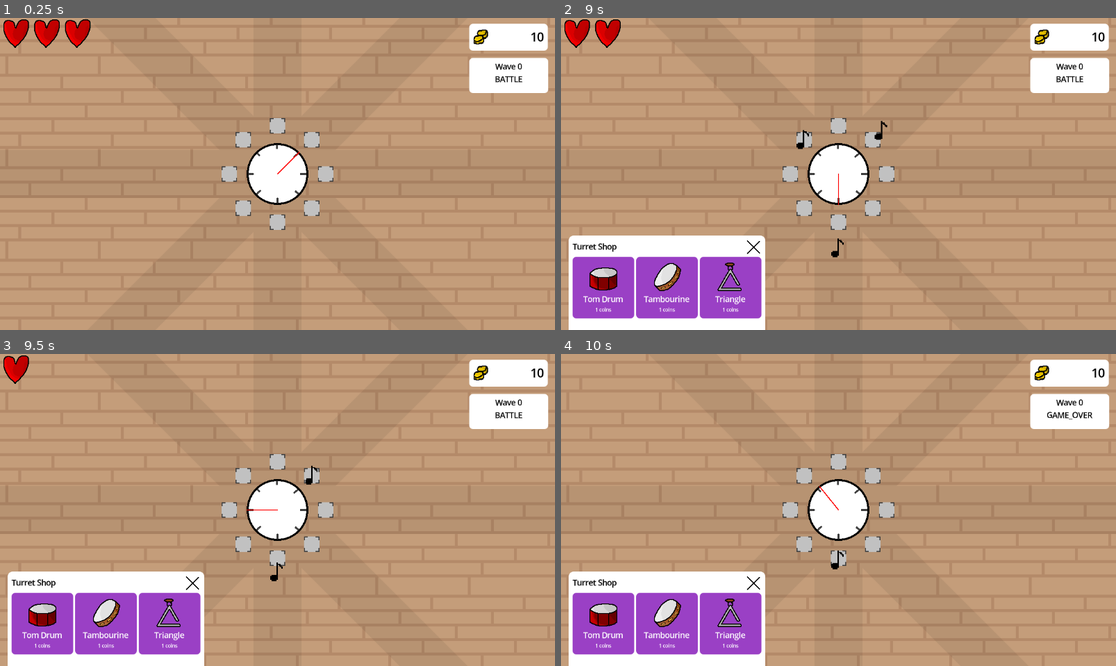
Above: before the commit, frames 1-4 (two rows, left to right).
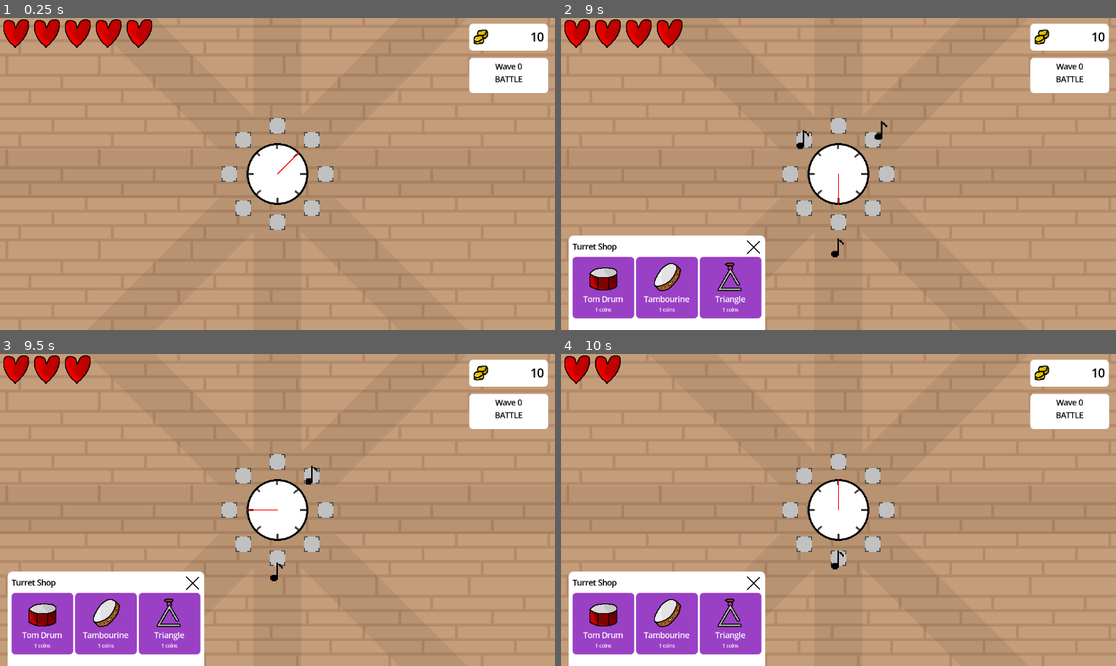
Above: after the commit, the same moments.

Repository: SeriousGuy888/MetronomeTowerDefenceGame
Game: Godot game, scene res://scenes/main.tscn
Same seed, same stepped clock (60 frames per second), same inputs: the game is played once before the commit and once after it.
Inputs (mouse positions are in pixels of both pictures, inside the frame that each line leads up to):
- Up to frame 1 (0.25 s): no input
- Up to frame 2 (9 s): click (888, 174) at 0.52 s; click (888, 174) at 1.27 s; click (888, 174) at 2.02 s
- Up to frame 3 (9.5 s): no input
- Up to frame 4 (10 s): no input

The runs differ from the first frame. In frame 1, 0.6% of the frame differs, in the area x 17-28%, y 0-10%; in frame 2, 0.6%; in frame 3, 0.6%; in frame 4, 0.8%, in the area x 0-96%, y 0-51%.

Commit message:
add triangle and cowbell

Diff:
--- a/global_scripts/playthrough_manager.gd
+++ b/global_scripts/playthrough_manager.gd
@@ -5,7 +5,7 @@
 	set(new_state):
 		game_state = new_state
 		EventBus.game_state_updated.emit(game_state)
-var lives_remaining: int = 3:
+var lives_remaining: int = 5:
 	get: return lives_remaining
 	set(new_amount):
 		lives_remaining = new_amount
--- a/resources/turrets/cowbell.tres
+++ b/resources/turrets/cowbell.tres
@@ -1,13 +1,15 @@
-[gd_resource type="Resource" script_class="TurretType" load_steps=4 format=3 uid="uid://chvnsja6wxyvu"]
+[gd_resource type="Resource" script_class="TriangleTurret" load_steps=5 format=3 uid="uid://chvnsja6wxyvu"]
 
+[ext_resource type="PackedScene" uid="uid://dl3hxy3tjge6x" path="res://scenes/projectiles/homing_ring.tscn" id="1_3hqq1"]
 [ext_resource type="Script" uid="uid://8jr1l0e633vy" path="res://scenes/turrets/types/turret_type.gd" id="1_jp5fj"]
-[ext_resource type="PackedScene" uid="uid://byroj6xh5oax4" path="res://scenes/projectiles/drumbeat.tscn" id="1_rfkgb"]
+[ext_resource type="Script" uid="uid://cma8gn2l0qig4" path="res://scenes/turrets/types/cowbell_turret.gd" id="2_8cvcf"]
 [ext_resource type="Texture2D" uid="uid://v2wqsmqvq8s4" path="res://assets/turrets/cowbell.png" id="3_dbhuo"]
 
 [resource]
-script = ExtResource("1_jp5fj")
-projectile_scene = ExtResource("1_rfkgb")
+script = ExtResource("2_8cvcf")
+projectile_scene = ExtResource("1_3hqq1")
 texture = ExtResource("3_dbhuo")
 name = "Cowbell"
 price = 1
+upgrades_to = Array[ExtResource("1_jp5fj")]([])
 metadata/_custom_type_script = "uid://8jr1l0e633vy"
--- a/resources/turrets/tom_drum.tres
+++ b/resources/turrets/tom_drum.tres
@@ -1,4 +1,4 @@
-[gd_resource type="Resource" load_steps=6 format=3 uid="uid://drbvyptfyr5cc"]
+[gd_resource type="Resource" script_class="TomDrumTurret" load_steps=6 format=3 uid="uid://drbvyptfyr5cc"]
 
 [ext_resource type="PackedScene" uid="uid://byroj6xh5oax4" path="res://scenes/projectiles/drumbeat.tscn" id="1_woevn"]
 [ext_resource type="Script" uid="uid://dblhp7x7qsevx" path="res://scenes/turrets/types/tom_drum_turret.gd" id="2_cstxw"]
--- a/resources/turrets/triangle.tres
+++ b/resources/turrets/triangle.tres
@@ -1,13 +1,14 @@
-[gd_resource type="Resource" script_class="TurretType" load_steps=5 format=3 uid="uid://bi7ql5c8wquxi"]
+[gd_resource type="Resource" script_class="TriangleTurret" load_steps=6 format=3 uid="uid://bi7ql5c8wquxi"]
 
+[ext_resource type="PackedScene" uid="uid://dl3hxy3tjge6x" path="res://scenes/projectiles/homing_ring.tscn" id="1_jexxr"]
 [ext_resource type="Script" uid="uid://8jr1l0e633vy" path="res://scenes/turrets/types/turret_type.gd" id="1_jp5fj"]
-[ext_resource type="PackedScene" uid="uid://byroj6xh5oax4" path="res://scenes/projectiles/drumbeat.tscn" id="1_rfkgb"]
+[ext_resource type="Script" uid="uid://xmqgibcwpbrs" path="res://scenes/turrets/types/triangle_turret.gd" id="2_klkki"]
 [ext_resource type="Texture2D" uid="uid://0co2c5ewhihk" path="res://assets/turrets/triangle.png" id="3_gqwmr"]
 [ext_resource type="Resource" uid="uid://chvnsja6wxyvu" path="res://resources/turrets/cowbell.tres" id="4_b8s30"]
 
 [resource]
-script = ExtResource("1_jp5fj")
-projectile_scene = ExtResource("1_rfkgb")
+script = ExtResource("2_klkki")
+projectile_scene = ExtResource("1_jexxr")
 texture = ExtResource("3_gqwmr")
 name = "Triangle"
 price = 1
--- a/scenes/enemies/enemy.gd
+++ b/scenes/enemies/enemy.gd
@@ -1,7 +1,7 @@
 class_name Enemy extends Area2D
 
 @export var speed = 50.0
-@export var health = 1
+@export var health = 1.0
 @export var coins_dropped = 3
 @export var member_of_wave: int = -1
 
@@ -11,7 +11,7 @@
 	set_health_bar()
 
 func set_health_bar()->void:
-	$HealthBar.value = health
+	print($HealthBar.value)
 	if health < $HealthBar.max_value:
 		$HealthBar.visible=true
 
@@ -19,7 +19,7 @@
 	var direction_to_center = global_position.direction_to(Vector2.ZERO)
 	position += direction_to_center * speed * delta
 
-func take_damage(damage_amount):
+func take_damage(damage_amount: float):
 	health -= damage_amount
 	set_health_bar()
 	if health <= 0:
--- a/scenes/projectiles/drumbeat.gd
+++ b/scenes/projectiles/drumbeat.gd
@@ -8,11 +8,10 @@
 	set(value): direction = value.normalized()
 
 func _process(delta) -> void:
+	super(delta)
+
 	position += direction * speed * delta
 	look_at(position + direction)
-	# temporary way to delete bullets once they're far away
-	if abs(position.x) > 2000 or abs(position.y) > 2000:
-		queue_free()
 
 func _on_area_entered(area):
 	if area is Enemy:
--- a/scenes/projectiles/drumbeat.tscn
+++ b/scenes/projectiles/drumbeat.tscn
@@ -4,7 +4,7 @@
 [ext_resource type="Texture2D" uid="uid://ckuyhq7vyxas0" path="res://assets/projectiles/drumbeat.png" id="2_a2r0j"]
 
 [sub_resource type="RectangleShape2D" id="RectangleShape2D_v8qja"]
-size = Vector2(12, 9)
+size = Vector2(32, 25)
 
 [node name="drumbeat" type="Area2D" node_paths=PackedStringArray("sprite")]
 collision_layer = 4
--- /dev/null
+++ b/scenes/projectiles/homing_ring.gd
@@ -0,0 +1,21 @@
+class_name HomingRing extends Projectile
+
+@export var targeted_enemy: Enemy = null
+
+var direction: Vector2:
+	get: return direction
+	set(value): direction = value.normalized()
+
+var tick = 0
+
+func _process(delta) -> void:
+	super(delta)
+	if targeted_enemy:
+		direction = targeted_enemy.global_position - global_position
+	elif tick % 20 == 0:
+		var enemies = PlaythroughManager.get_tree().get_nodes_in_group("enemies")
+		if !enemies.is_empty():
+			targeted_enemy = enemies.pick_random()
+
+	position += direction * 250 * delta
+	tick += 1
--- /dev/null
+++ b/scenes/projectiles/homing_ring.tscn
@@ -0,0 +1,44 @@
+[gd_scene load_steps=5 format=3 uid="uid://dl3hxy3tjge6x"]
+
+[ext_resource type="Script" uid="uid://b8s4uh8tf6l11" path="res://scenes/projectiles/homing_ring.gd" id="1_i00xw"]
+[ext_resource type="Texture2D" uid="uid://ckuyhq7vyxas0" path="res://assets/projectiles/drumbeat.png" id="2_ci22v"]
+[ext_resource type="Texture2D" uid="uid://dl8aem4nmcsea" path="res://assets/ringing_spark.png" id="3_ci22v"]
+
+[sub_resource type="RectangleShape2D" id="RectangleShape2D_v8qja"]
+size = Vector2(36, 39)
+
+[node name="homing_ring" type="Area2D"]
+collision_layer = 4
+collision_mask = 8
+script = ExtResource("1_i00xw")
+
+[node name="CollisionShape2D" type="CollisionShape2D" parent="."]
+position = Vector2(0, 0.5)
+shape = SubResource("RectangleShape2D_v8qja")
+
+[node name="sprite" type="Sprite2D" parent="."]
+visible = false
+texture_filter = 1
+rotation = 1.5708
+scale = Vector2(0.5, 0.5)
+texture = ExtResource("2_ci22v")
+
+[node name="CPUParticles2D" type="CPUParticles2D" parent="."]
+scale = Vector2(0.5, 0.5)
+texture = ExtResource("3_ci22v")
+randomness = 0.51
+lifetime_randomness = 1.0
+local_coords = true
+emission_shape = 1
+emission_sphere_radius = 32.0
+spread = 92.27
+gravity = Vector2(0, 0)
+initial_velocity_min = 100.0
+initial_velocity_max = 125.0
+angular_velocity_min = 20.0
+angular_velocity_max = 250.0
+orbit_velocity_min = 0.2
+orbit_velocity_max = 1.0
+scale_amount_min = 0.25
+
+[connection signal="area_entered" from="." to="." method="_on_area_entered"]
--- a/scenes/projectiles/projectile.gd
+++ b/scenes/projectiles/projectile.gd
@@ -1,6 +1,7 @@
 class_name Projectile extends Area2D
 
 @export var sprite: Sprite2D
+@export var damage: float = 1.0
 
 func _process(_delta) -> void:
 	delete_if_far_away()
@@ -12,5 +13,5 @@
 
 func _on_area_entered(area):
 	if area is Enemy:
-		area.take_damage(1)
+		area.take_damage(damage)
 		queue_free()
--- /dev/null
+++ b/scenes/turrets/types/cowbell_turret.gd
@@ -0,0 +1,9 @@
+class_name CowbellTurret
+extends TurretType
+
+func _setup_projectile_instance(direction: Vector2) -> HomingRing:
+	var projectile: HomingRing = projectile_scene.instantiate()
+	projectile.direction = direction
+	projectile.damage = 0.5
+
+	return projectile
--- /dev/null
+++ b/scenes/turrets/types/triangle_turret.gd
@@ -0,0 +1,9 @@
+class_name TriangleTurret
+extends TurretType
+
+func _setup_projectile_instance(direction: Vector2) -> HomingRing:
+	var projectile: HomingRing = projectile_scene.instantiate()
+	projectile.direction = direction
+	projectile.damage = 0.25
+
+	return projectile
Binary file added: assets/ringing_spark.png
Not shown, added: assets/ringing_spark.png.import
Not shown, added: scenes/projectiles/homing_ring.gd.uid
Not shown, added: scenes/turrets/types/cowbell_turret.gd.uid
Not shown, added: scenes/turrets/types/triangle_turret.gd.uid
